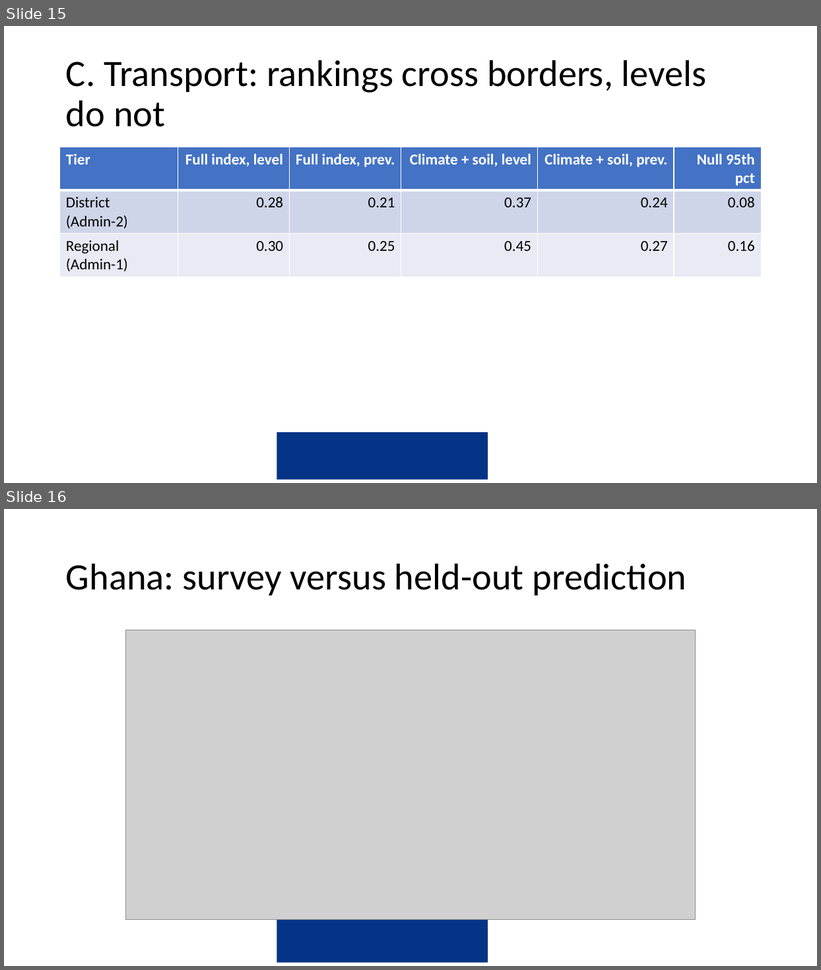
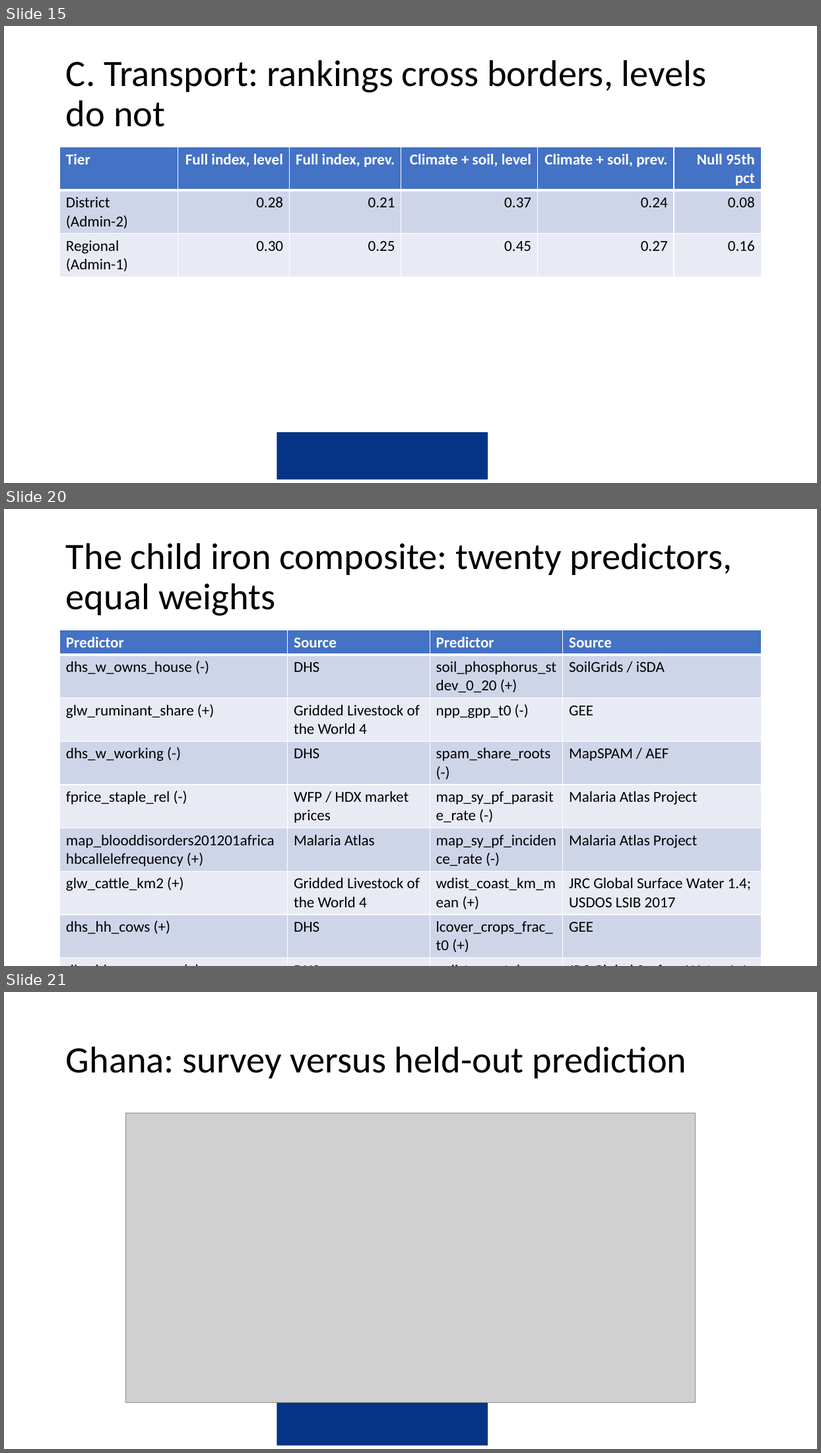
Before and after one commit to amertens/mn-prediction, a slide deck: docs/slides/MN-proxy-Ghana-presentation-2026-09.pptx. Shown one above the other, each under a label of ours: slides 15 and 16 before the commit, slides 15, 20 and 21 after it; the slides between them are not shown. The pictures are 821x970 and 821x1453 pixels, drawn with LibreOffice and Linux fonts; fonts in the diff are those of the drawing; grey boxes stand for pictures; background and template pictures are left out. Boxes give left, top, right and bottom in pixels: in the first picture for what was removed or moved away, otherwise in the second. Text is boxed around its words. In the diff, an @@ line names an element or a change of style, - is before the commit and + after.

```diff
--- a/docs/slides/MN-proxy-Ghana-presentation-2026-09.pptx
+++ b/docs/slides/MN-proxy-Ghana-presentation-2026-09.pptx
@@ slide 20 added at [4,509,817,966], background #FFFFFF; not listed: 1 template element that a slide beside it also shows @@
@@ title added at [66,543,733,616], 44 pt, text #000000 @@
+The child iron composite: twenty predictors, equal weights
@@ table added at [60,630,762,953], 11 rows, 4 columns @@
+Predictor | Source | Predictor | Source
+dhs_w_owns_house (-) | DHS | soil_phosphorus_stdev_0_20 (+) | SoilGrids / iSDA
+glw_ruminant_share (+) | Gridded Livestock of the World 4 | npp_gpp_t0 (-) | GEE
+dhs_w_working (-) | DHS | spam_share_roots (-) | MapSPAM / AEF
+fprice_staple_rel (-) | WFP / HDX market prices | map_sy_pf_parasite_rate (-) | Malaria Atlas Project
+map_blooddisorders201201africahbcallelefrequency (+) | Malaria Atlas | map_sy_pf_incidence_rate (-) | Malaria Atlas Project
+glw_cattle_km2 (+) | Gridded Livestock of the World 4 | wdist_coast_km_mean (+) | JRC Global Surface Water 1.4; USDOS LSIB 2017
+dhs_hh_cows (+) | DHS | lcover_crops_frac_t0 (+) | GEE
+dhs_hh_cows_any (+) | DHS | wdist_coast_km_min (+) | JRC Global Surface Water 1.4; USDOS LSIB 2017
+npp_npp_t0 (-) | GEE | dhs_hh_improved_water (+) | DHS
+spam_share_cereals (+) | MapSPAM / AEF | dhs_FP_CUSA_W_MOD (-) | DHS
@@ what was slide 16 is now slide 21 @@
```
Also in this commit, not shown: 4 other slides added, 51 other files.
